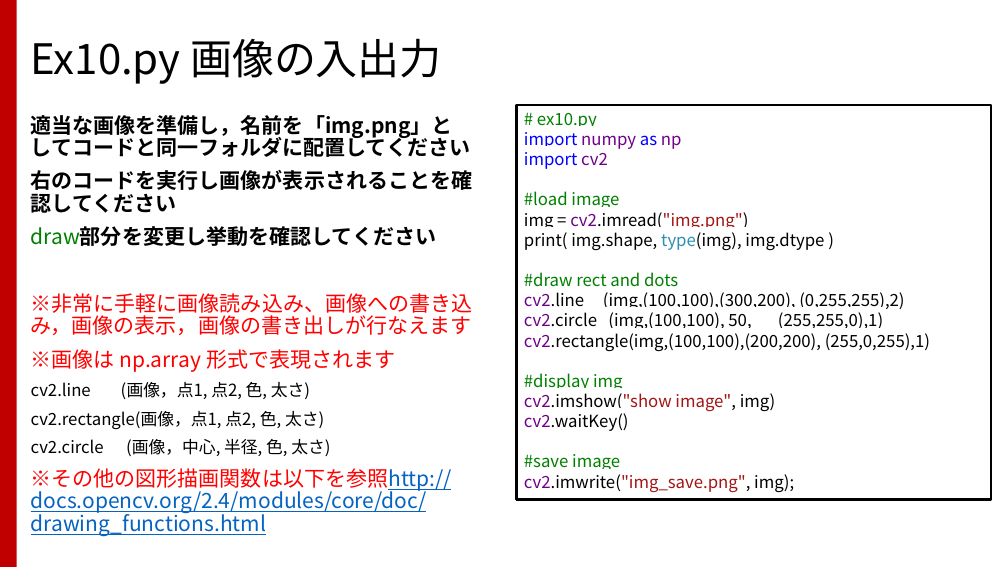
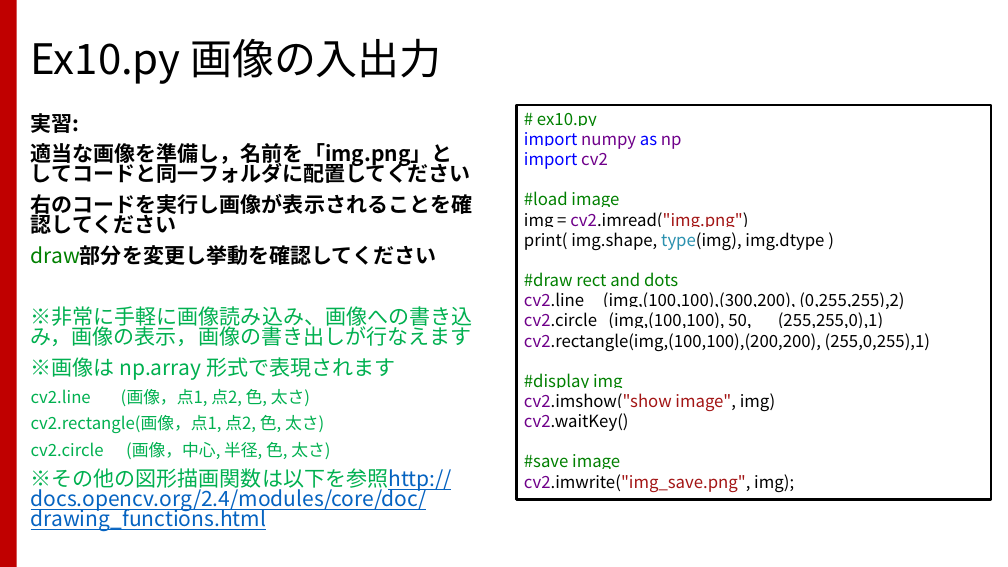
Before and after one commit to TakashiIjiri/TakashiIjiri.github.io, a slide deck: slide 21 of classes/dm2017/DigitalMedia2_13.pptx. Drawn at 1008x567 pixels with LibreOffice and Linux fonts; fonts in the diff are those of the drawing. Boxes give left, top, right and bottom in pixels: in the first picture for what was removed or moved away, otherwise in the second. Text is boxed around its words. In the diff, an @@ line names an element or a change of style, - is before the commit and + after.

```diff
--- a/classes/dm2017/DigitalMedia2_13.pptx
+++ b/classes/dm2017/DigitalMedia2_13.pptx
@@ text at box(31, 113, 80, 133): paragraph added @@
+実習:
@@ text at box(31, 143, 473, 531): text colour #FF0000 to #00B050 in "※非常に手軽に画像読み込み、画像への書き込み，画像の表示，画像の書き出しが行なえます", "※画像は np.array 形式で表現されます", "※その他の図形描画関数は以下を参照http://docs.opencv.org/2.4/modules/core/doc ..."; text colour #000000 to #00B050 in "cv2.line (画像，点1, 点2, 色, 太さ)", "cv2.rectangle(画像，点1, 点2, 色, 太さ)", "cv2.circle (画像，中心, 半径, 色, 太さ)"; line spacing 0.9 to 0.8 @@
```
Also in this commit, not shown: 11 other slides changed, 2 other files.
